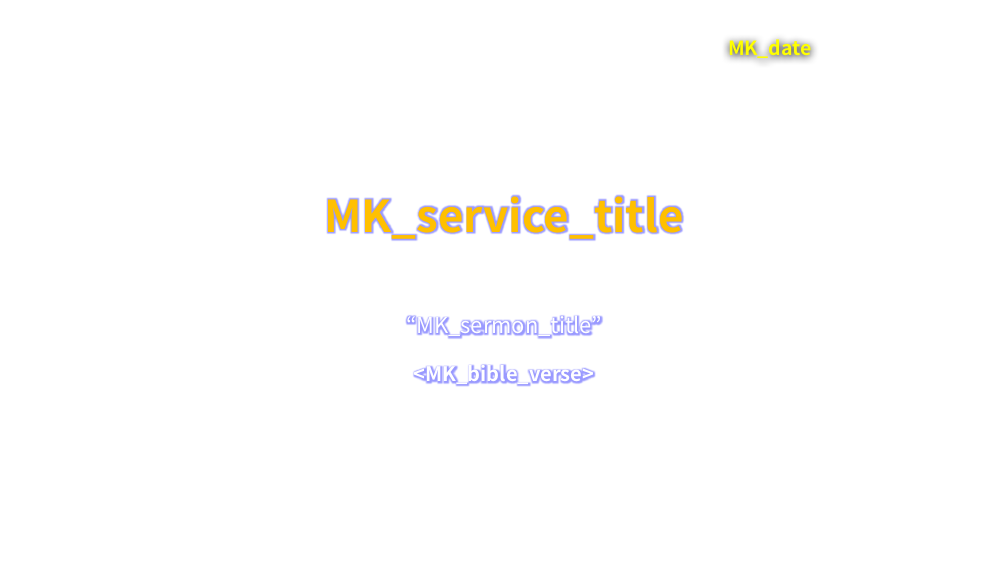
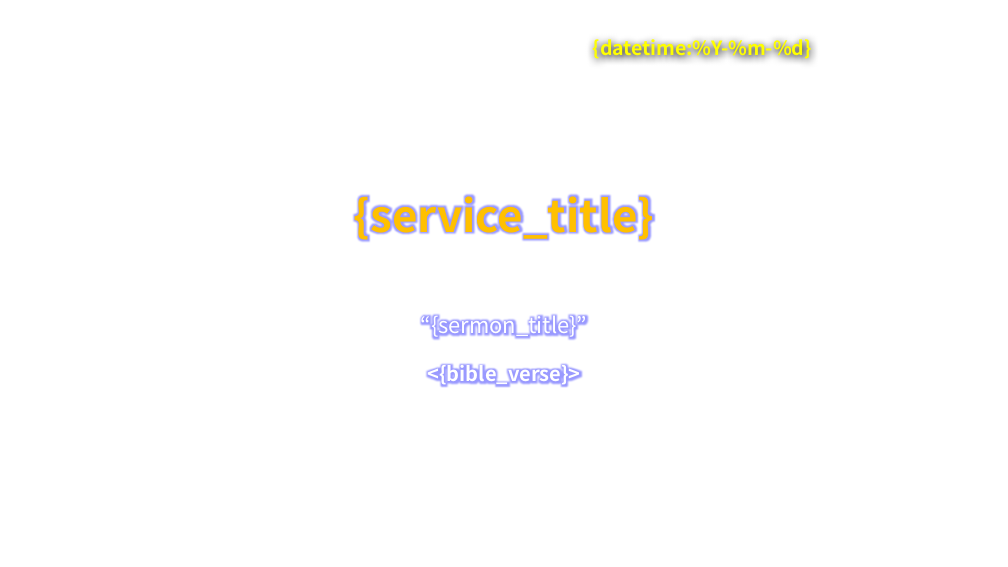
Before and after one commit to juria90/service_ppt, a slide deck: slide 3 of sample/Service-Template.pptx. Drawn at 1008x567 pixels with LibreOffice and Linux fonts; fonts in the diff are those of the drawing. Boxes give left, top, right and bottom in pixels: in the first picture for what was removed or moved away, otherwise in the second. Text is boxed around its words. In the diff, an @@ line names an element or a change of style, - is before the commit and + after.

Commit message:
Change find_replace to variable substitution with additional format for Bible verse and datetime.

```diff
--- a/sample/Service-Template.pptx
+++ b/sample/Service-Template.pptx
@@ text at [593,34,812,60]: text changed @@
-MK_date
+{datetime:%Y-%m-%d}
@@ text at [354,194,654,387]: text changed @@
-MK_service_title
-“MK_sermon_title”
-<MK_bible_verse>
+{service_title}
+“{sermon_title}”
+<{bible_verse}>
```
Also in this commit, not shown: 14 other slides changed, 13 other files.
